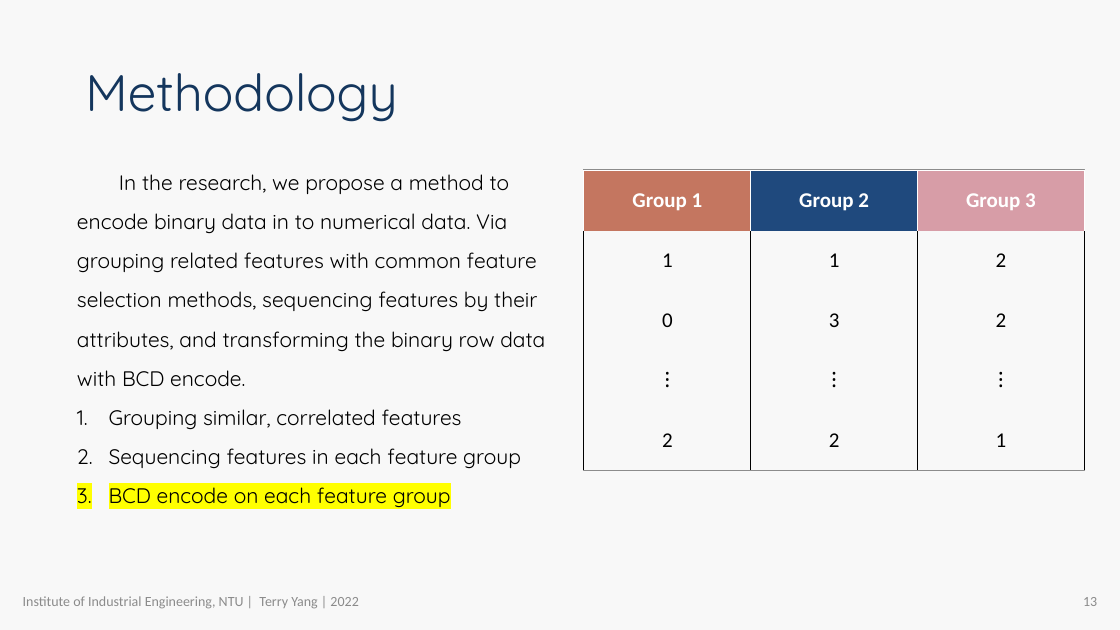
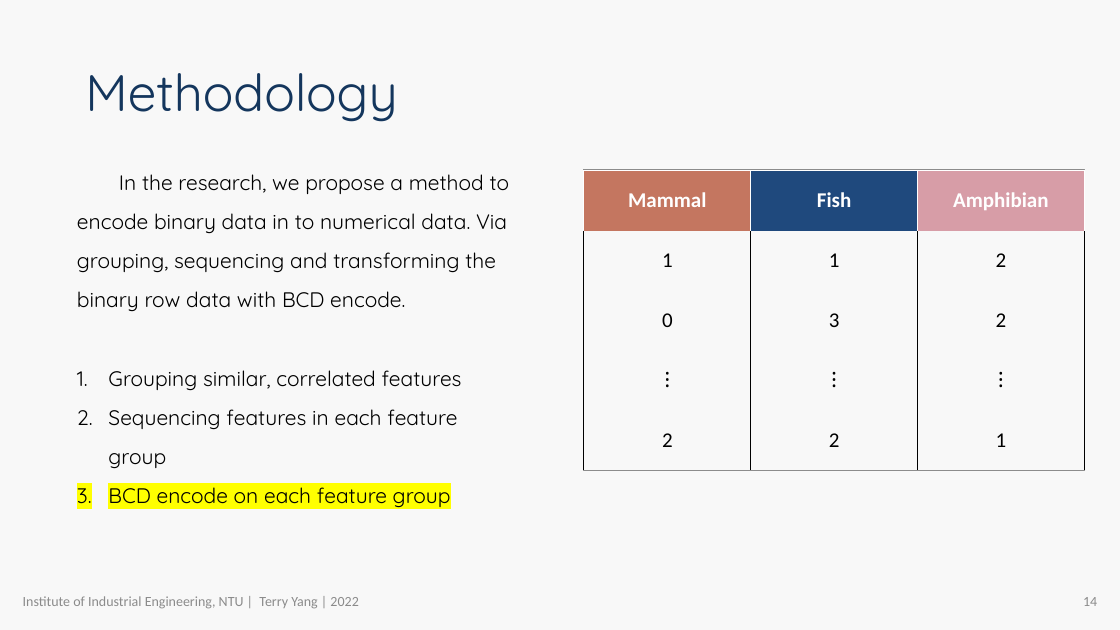
Before and after one commit to R64825/NTUIIE-Research, a slide deck: slide 14 of ppt/APIEMS TerryYang.pptx (slide 13 before the commit). Drawn at 1120x630 pixels with LibreOffice and Linux fonts; fonts in the diff are those of the drawing; grey boxes stand for pictures; background and template pictures are left out. Boxes give left, top, right and bottom in pixels: in the first picture for what was removed or moved away, otherwise in the second. Text is boxed around its words. In the diff, an @@ line names an element or a change of style, - is before the commit and + after.

```diff
--- a/ppt/APIEMS TerryYang.pptx
+++ b/ppt/APIEMS TerryYang.pptx
@@ text at (77,174,510,311): text changed @@
-In the research, we propose a method to encode binary data in to numerical data. Via grouping related features with common feature selection methods, sequencing features by their attributes, and transforming the binary row data with BCD encode.
+In the research, we propose a method to encode binary data in to numerical data. Via grouping, sequencing and transforming the binary row data with BCD encode.
@@ table at (584,171,1086,471) @@
-row 1: Group 1 | Group 2 | Group 3
+row 1: Mammal | Fish | Amphibian
@@ page number at (1083,597,1097,606): text changed @@
-13
+14
```
Also in this commit, not shown: 17 other slides changed, 2 slides added, 1 slide removed, 2 other files.
